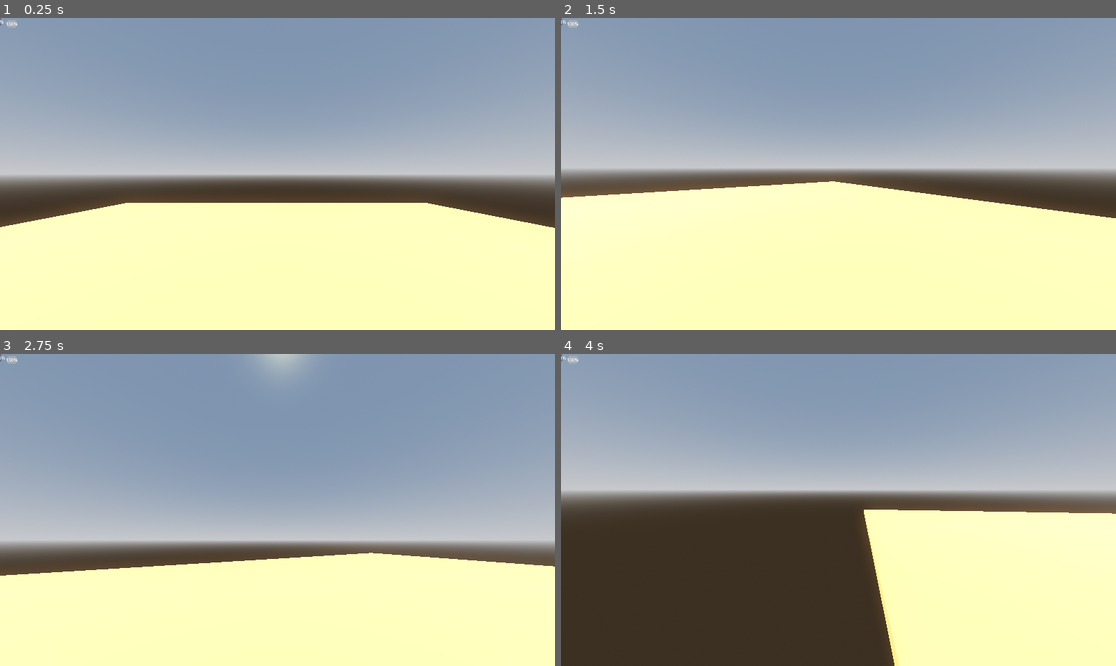
Above: before the commit, frames 1-4 (two rows, left to right).
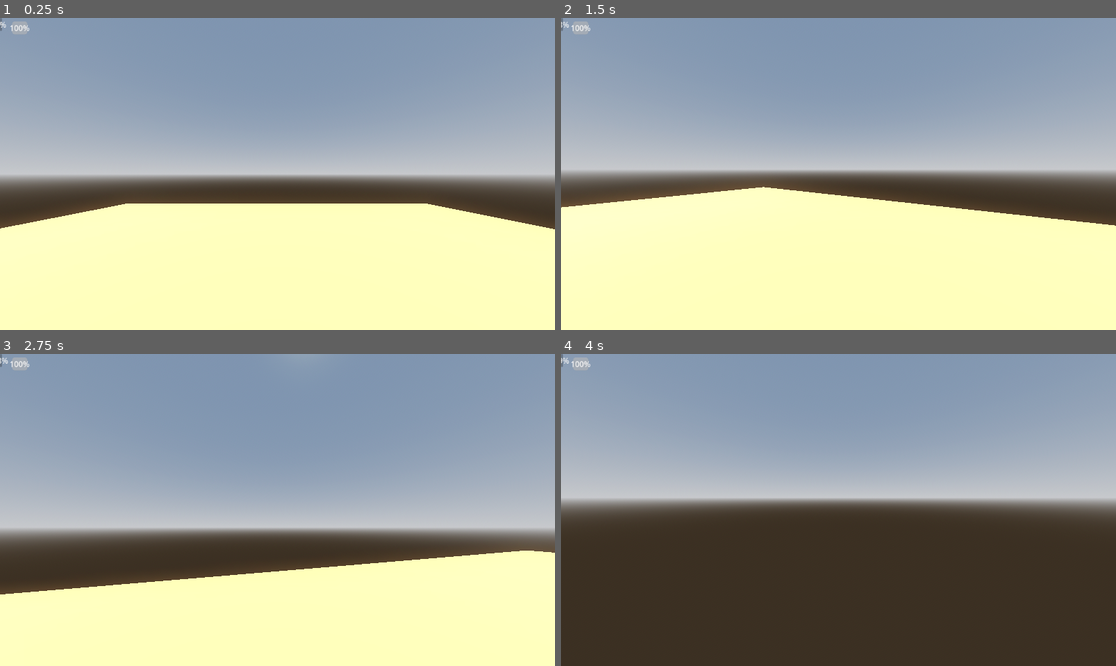
Above: after the commit, the same moments.

Repository: lungcollapser/record
Game: Godot game, scene res://scenes/world.tscn
Same seed, same stepped clock (60 frames per second), same inputs: the game is played once before the commit and once after it.
Inputs (mouse positions are in pixels of both pictures, inside the frame that each line leads up to):
- Up to frame 1 (0.25 s): no input
- Up to frame 2 (1.5 s): tap Enter (ui_accept) at 0.5, 0.77 s; move the mouse to (866, 174) at 0.52 s; hold Ctrl (crouch) 0.53-1.28 s; hold W (forward) from 0.53 s (still down); tap Shift (sprint) at 0.8, 1.35 s; move the mouse to (810, 174) at 1.27 s
- Up to frame 3 (2.75 s): keep holding W (forward); tap Enter (ui_accept) at 1.52 s; tap Ctrl (crouch) at 1.55 s; move the mouse to (288, 503) at 2.02 s; hold Ctrl (crouch) from 2.03 s (still down); tap Shift (sprint) at 2.3 s
- Up to frame 4 (4 s): keep holding W (forward); move the mouse to (832, 516) at 2.77 s; release Ctrl (crouch) at 2.78 s; tap R (grind) at 2.85 s; tap Enter (ui_accept) at 3.02, 3.77 s; tap Ctrl (crouch) at 3.05 s; move the mouse to (877, 513) at 3.52 s; hold Shift (sprint) from 3.53 s (still down); tap E (interact) at 3.6 s

The runs differ from the first frame. In frame 1, 0.4% of the frame differs, in the area x 0-100%, y 0-68%; in frame 2, 3.7%; in frame 3, 13%; in frame 4, 27%, in the area x 0-100%, y 0-100%.

Commit message:
fixed sprint to only reduce endurance while moving

Diff:
--- a/project.godot
+++ b/project.godot
@@ -18,11 +18,6 @@
 [autoload]
 
 StaminaBar="*res://scripts/stamina_bar.gd"
-
-[display]
-
-window/size/viewport_width=1920
-window/size/viewport_height=1080
 
 [input]
 
--- a/scenes/world.tscn
+++ b/scenes/world.tscn
@@ -37,7 +37,7 @@
 directional_shadow_split_1 = 0.0
 
 [node name="CSGBox3D" type="CSGBox3D" parent="."]
-transform = Transform3D(1, 0, 0, 0, 1, 0, 0, 0, 1, 0, 0.549952, 0)
+transform = Transform3D(1, 0, 0, 0, 1, 0, 0, 0, 1, 0, 0.497213, 0)
 material_override = SubResource("StandardMaterial3D_fiw5i")
 use_collision = true
 size = Vector3(22.68, 0.115, 23.76)
@@ -56,6 +56,16 @@
 transform = Transform3D(1, 0, 0, 0, 1, 0, 0, 0, 1, -5.37398, 1.48059, 6.94685)
 use_collision = true
 size = Vector3(4.04, 0.155, 4.5)
+
+[node name="CSGBox3D5" type="CSGBox3D" parent="."]
+transform = Transform3D(0.999624, 0.0274275, -0.000553932, -0.0274331, 0.99942, -0.0201845, 0, 0.0201921, 0.999796, 8.69217, 2.6408, 6.78358)
+use_collision = true
+size = Vector3(2.02, 2.125, 3.155)
+
+[node name="CSGBox3D6" type="CSGBox3D" parent="."]
+transform = Transform3D(-4.37114e-08, 0, 1, 0, 1, 0, -1, 0, -4.37114e-08, 8.69217, 3.61471, 3.01218)
+use_collision = true
+size = Vector3(2.02, 2.125, 3.155)
 
 [node name="deadbody" parent="." instance=ExtResource("2_cjb3p")]
 transform = Transform3D(1, 0, 0, 0, 1, 0, 0, 0, 1, 5.89709, 3.18732, -2.18354)
--- a/scripts/playerbody.gd
+++ b/scripts/playerbody.gd
@@ -3,6 +3,7 @@
 var speed = 0
 var max_endurance = clamp(100, 0, 100)
 var endurance_check
+var player_health = clamp(100, 0, 100)
 const WALK_SPEED = 2.0
 const JOG_SPEED = 5.0
 const SPRINT_SPEED = 7.0
@@ -46,6 +47,7 @@
 
 func _physics_process(delta: float) -> void:
 
+
 	if Input.is_action_just_pressed("grind") and picked_up_object != null:
 		picked_up_object.queue_free()
 
@@ -61,22 +63,14 @@
 		elif picked_up_object != null:
 			drop_object()
 
-	if Input.is_action_pressed("sprint") and endurance_check == true:
-		max_endurance -= 0.5
-		StaminaBar.value = max_endurance
-		print(max_endurance)
-	if max_endurance < 100:
-		max_endurance += 0.1
-		print(max_endurance)
-
 	if max_endurance > 0:
 		endurance_check = true
 	else:
 		endurance_check = false
 
 	if Input.is_action_pressed("crouch"):
-		player_mesh.position.y = 0.3
-		player_shape.position.y = 0.3
+		player_mesh.position.y = 0.2
+		player_shape.position.y = 0.2
 		endurance_check = false
 	else:
 		player_mesh.position.y = 0
@@ -92,7 +86,6 @@
 		speed = WALK_SPEED
 	else:
 		speed = JOG_SPEED
-
 	# Handle jump.
 	if Input.is_action_just_pressed("ui_accept") and is_on_floor():
 		velocity.y = JUMP_VELOCITY
@@ -114,6 +107,14 @@
 		velocity.x = lerp(velocity.x, direction.x * speed, delta * 2.5)
 		velocity.z = lerp(velocity.z, direction.z * speed, delta * 2.5)
 
+	if Input.is_action_pressed("sprint") and endurance_check == true and input_dir:
+		max_endurance -= 0.5
+		StaminaBar.value = max_endurance
+		print(max_endurance)
+	if max_endurance < 100:
+		await get_tree().create_timer(5)
+		max_endurance += 0.1
+		print(max_endurance)
 
 # Head Bob
 
